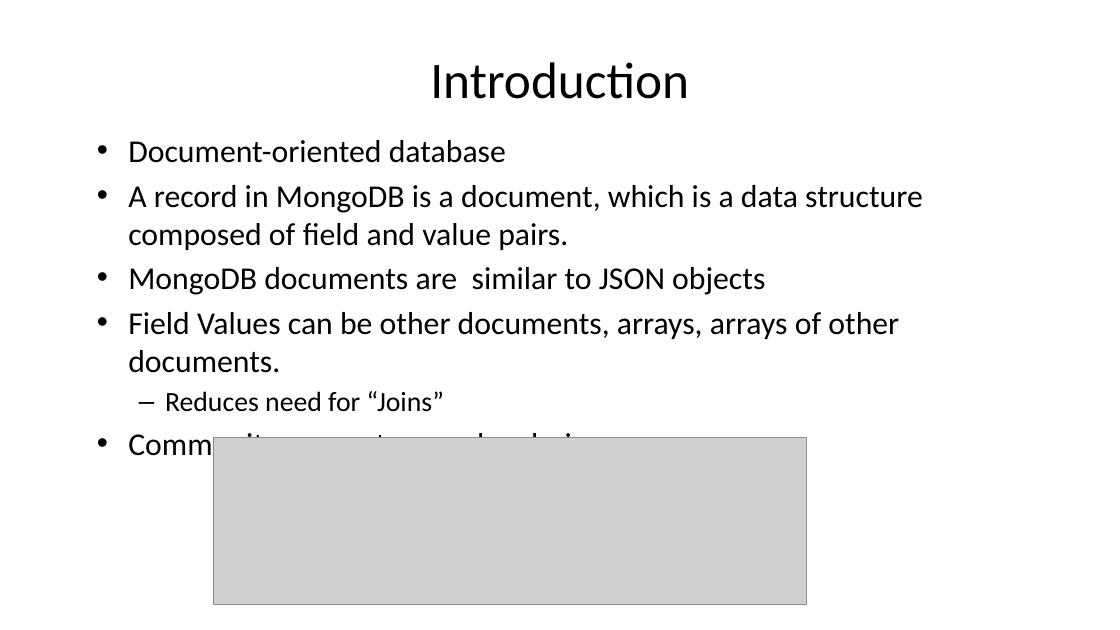
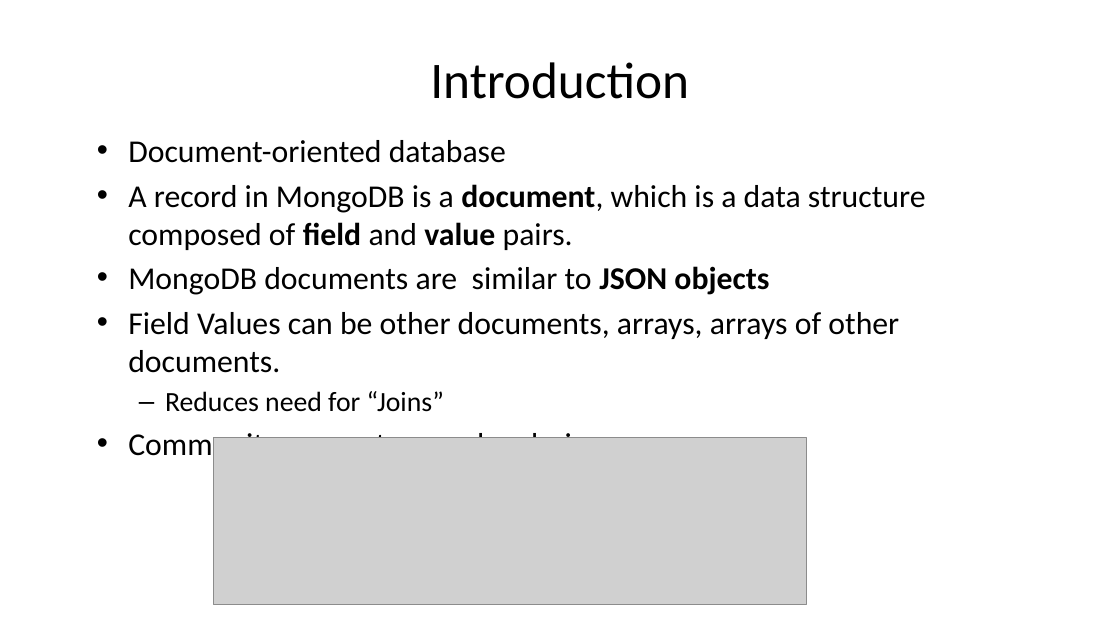
Before and after one commit to diarmuidoconnor/wad2, a slide deck: slide 11 of topic09/talk-0/mongoDB-2020.pptx. Drawn at 1120x630 pixels with LibreOffice and Linux fonts; fonts in the diff are those of the drawing; grey boxes stand for pictures. Boxes give left, top, right and bottom in pixels: in the first picture for what was removed or moved away, otherwise in the second. Text is boxed around its words. In the diff, an @@ line names an element or a change of style, - is before the commit and + after.

```diff
--- a/topic09/talk-0/mongoDB-2020.pptx
+++ b/topic09/talk-0/mongoDB-2020.pptx
@@ text at <box>128,184,926,295</box>: bold on in "document, ﬁeld value", "JSON objects" @@
```
Also in this commit, not shown: 5 other slides changed, 8 other files.
